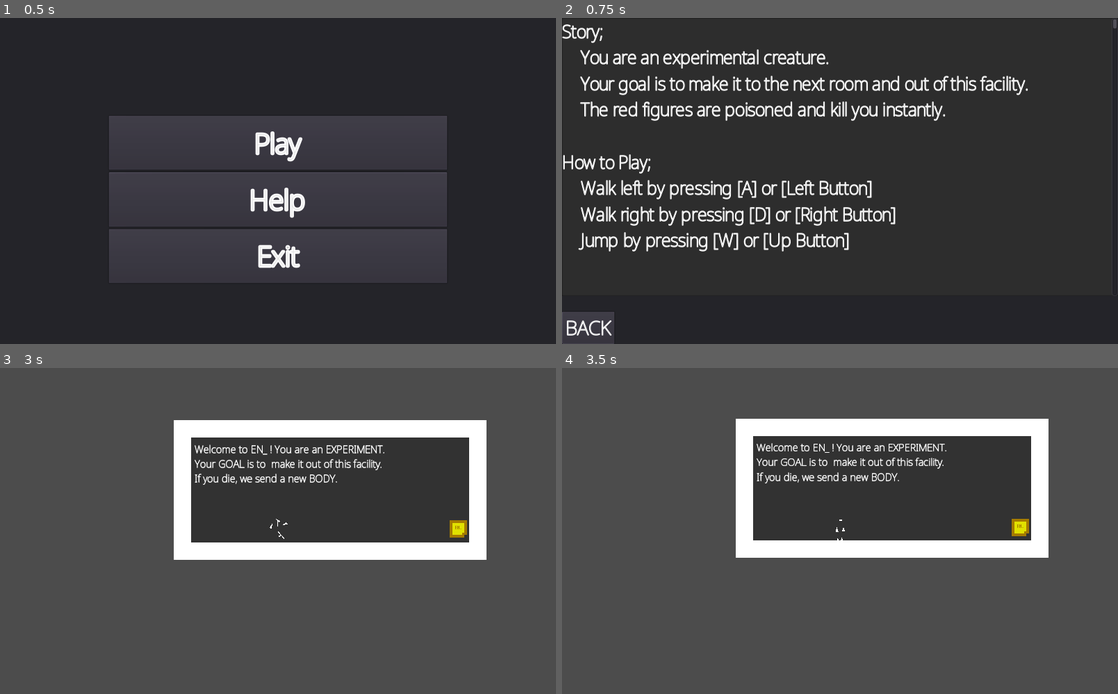
Above: before the commit, frames 1-4 (two rows, left to right).
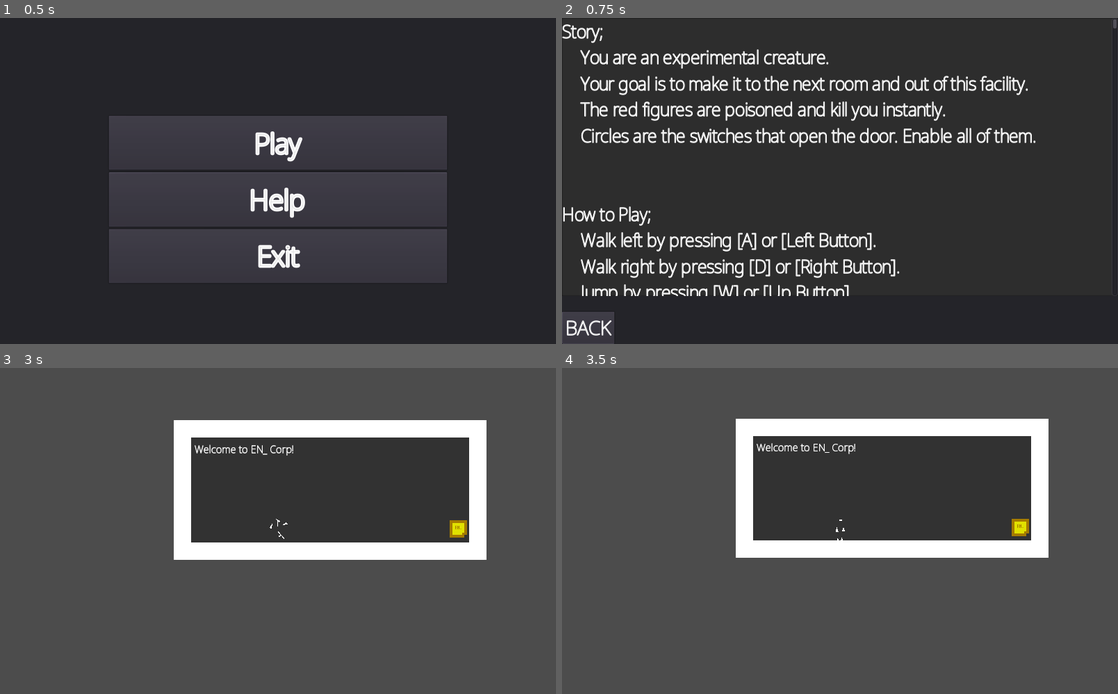
Above: after the commit, the same moments.

Repository: Luraktinus/EN_
Game: Godot game, scene res://Menu.tscn
The game is run twice, just before and just after one commit, with the same random seed, the same clock (stepped at 60 frames per second) and the same inputs.
Inputs:
- Up to frame 1 (0.5 s): no input
- Up to frame 2 (0.75 s): click "Help" at 0.5 s
- Up to frame 3 (3 s): click "BACK" at 1.25 s; click "Play" at 2 s; click "1" at 2.75 s
- Up to frame 4 (3.5 s): no input

Frame 1 is identical in both runs. In frame 2, 7.1% of the frame differs, in the area x 0-86%, y 33-86%; in frame 3, 0.9%; in frame 4, 0.9%.

Commit message:
update help

Diff:
--- a/Help.tscn
+++ b/Help.tscn
@@ -92,13 +92,15 @@
 	You are an experimental creature.
 	Your goal is to make it to the next room and out of this facility.
 	The red figures are poisoned and kill you instantly.
+	Circles are the switches that open the door. Enable all of them.
+
 
 How to Play;
-	Walk left by pressing [A] or [Left Button]
-	Walk right by pressing [D] or [Right Button]
-	Jump by pressing [W] or [Up Button]
-
-
+	Walk left by pressing [A] or [Left Button].
+	Walk right by pressing [D] or [Right Button].
+	Jump by pressing [W] or [Up Button].
+	Walljump by pressing against the wall and press jump.
+	Slow down, if you hit a wall to fast, you die instantly.
 
 
 
@@ -227,7 +229,7 @@
 highlight_all_occurrences = false
 override_selected_font_color = false
 context_menu_enabled = true
-smooth_scrolling = false
+smooth_scrolling = true
 v_scroll_speed = 80.0
 hiding_enabled = 0
 wrap_enabled = true
--- a/Levels/1.tscn
+++ b/Levels/1.tscn
@@ -78,9 +78,7 @@
 size_flags_horizontal = 1
 size_flags_vertical = 4
 custom_fonts/font = SubResource( 2 )
-text = "Welcome to EN_ ! You are an EXPERIMENT.
-Your GOAL is to  make it out of this facility.
-If you die, we send a new BODY."
+text = "Welcome to EN_ Corp!"
 percent_visible = 1.0
 lines_skipped = 0
 max_lines_visible = -1
--- a/Levels/2.tscn
+++ b/Levels/2.tscn
@@ -118,8 +118,6 @@
 size_flags_horizontal = 1
 size_flags_vertical = 4
 custom_fonts/font = SubResource( 2 )
-text = "RED are the ENEMIES,
-CIRCLES are the SWITCHES"
 percent_visible = 1.0
 lines_skipped = 0
 max_lines_visible = -1
@@ -141,7 +139,7 @@
 size_flags_vertical = 4
 custom_fonts/font = SubResource( 2 )
 text = "If you fall to fast, you die.
-Press to the WALL to slow down and JUMP"
+"
 percent_visible = 1.0
 lines_skipped = 0
 max_lines_visible = -1
Not shown: 2 places in Levels/7.tscn that only renumber resources
